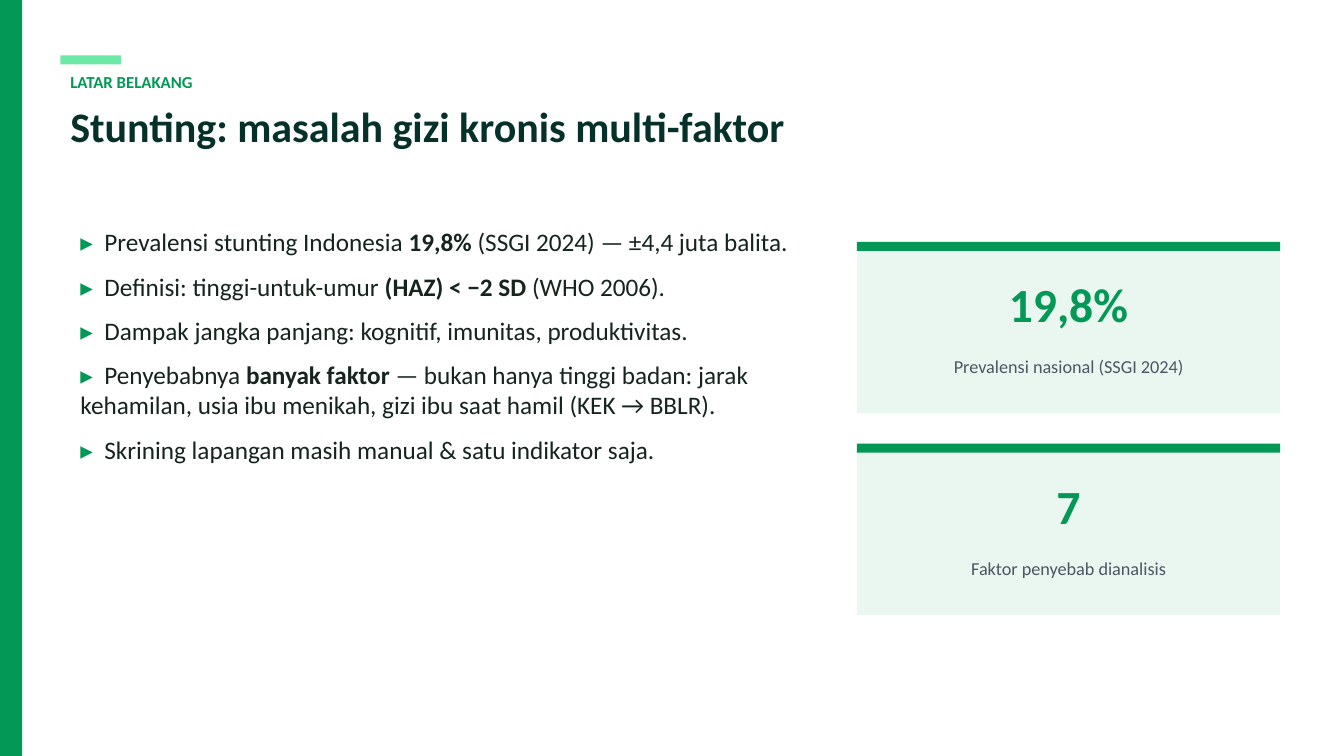
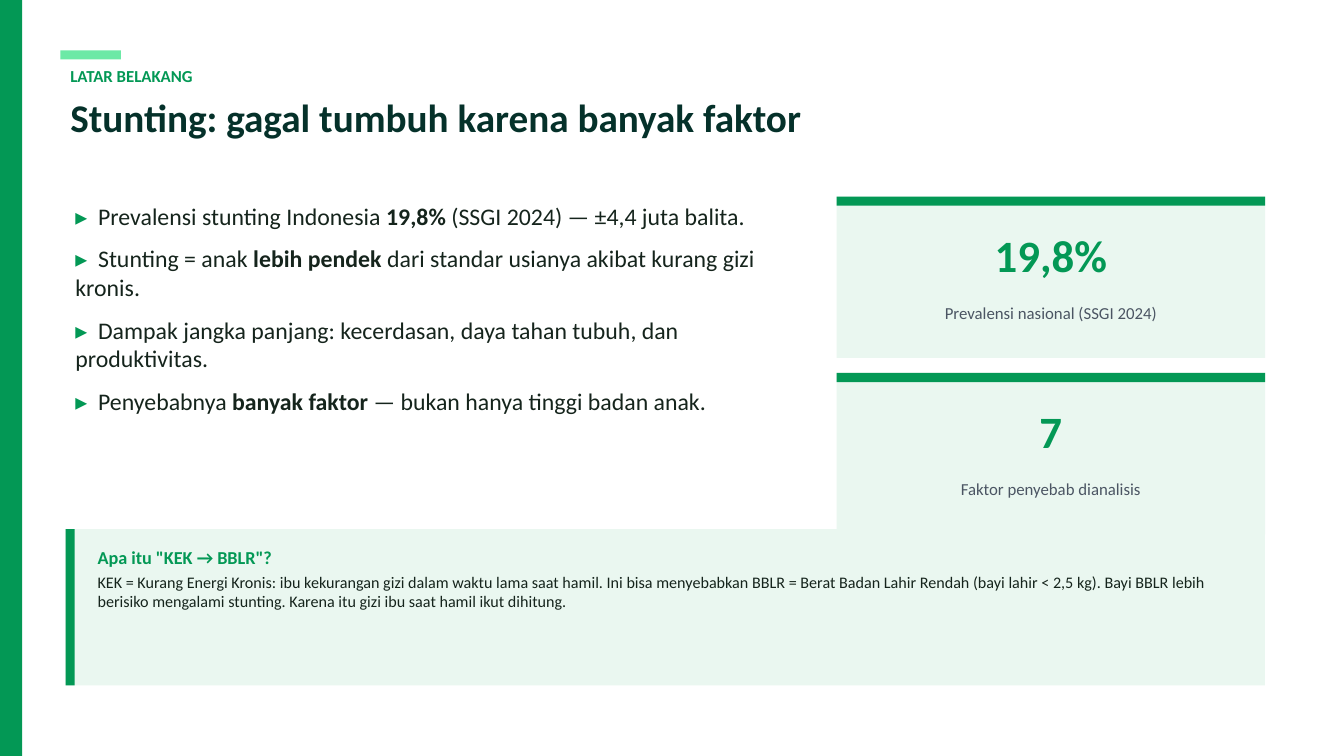
Before and after one commit to steffenkwik/machinelearning-ai, a slide deck: slide 2 of StuntCare_AI_Presentation.pptx. Drawn at 1344x756 pixels with LibreOffice and Linux fonts; fonts in the diff are those of the drawing. Boxes give left, top, right and bottom in pixels: in the first picture for what was removed or moved away, otherwise in the second. Text is boxed around its words. In the diff, an @@ line names an element or a change of style, - is before the commit and + after.

```diff
--- a/StuntCare_AI_Presentation.pptx
+++ b/StuntCare_AI_Presentation.pptx
@@ rectangle: place and size @@
-rectangle at (60,55,121,65)
+rectangle at (60,50,121,59)
@@ text "LATAR BELAKANG": place and size @@
-text "LATAR BELAKANG" at (70,77,193,88)
+text "LATAR BELAKANG" at (70,71,193,82)
@@ text at (70,104,801,139): text changed; size 30 to 28 pt @@
-Stunting: masalah gizi kronis multi-faktor
+Stunting: gagal tumbuh karena banyak faktor
@@ text "▸ Prevalensi stunting Indonesia 19,8% ...": place and size @@
-text "▸ Prevalensi stunting Indonesia 19,8% ..." at (80,232,787,464)
+text "▸ Prevalensi stunting Indonesia 19,8% ..." at (75,208,755,414)
@@ text at (98,208,745,229): size 18 to 17 pt in "▸ Prevalensi stunting Indonesia 19,8% (SSGI 2024) ..." @@
@@ rectangle: place and size @@
-rectangle at (857,242,1280,251)
+rectangle at (837,197,1265,206)
@@ rectangle: place and size @@
-rectangle at (857,242,1280,413)
+rectangle at (837,197,1265,358)
@@ text "19,8%": place and size @@
-text "19,8%" at (1009,289,1128,329)
+text "19,8%" at (995,241,1107,278)
@@ text "19,8%" at (995,241,1107,278): size 34 to 32 pt @@
@@ text at (75,250,755,414): text changed; size 18 to 17 pt @@
-▸ Definisi: tinggi-untuk-umur (HAZ) < −2 SD (WHO 2006).
-▸ Dampak jangka panjang: kognitif, imunitas, produktivitas.
-▸ Penyebabnya banyak faktor — bukan hanya tinggi badan: jarak kehamilan, usia ibu menikah, gizi ibu saat hamil (KEK → BBLR).
-▸ Skrining lapangan masih manual & satu indikator saja.
+▸ Stunting = anak lebih pendek dari standar usianya akibat kurang gizi kronis.
+▸ Dampak jangka panjang: kecerdasan, daya tahan tubuh, dan produktivitas.
+▸ Penyebabnya banyak faktor — bukan hanya tinggi badan anak.
@@ text "Prevalensi nasional (SSGI 2024)": place and size @@
-text "Prevalensi nasional (SSGI 2024)" at (954,360,1183,376)
+text "Prevalensi nasional (SSGI 2024)" at (945,307,1157,321)
@@ text "Prevalensi nasional (SSGI 2024)" at (945,307,1157,321): size 13 to 12 pt @@
@@ rectangle: place and size @@
-rectangle at (857,444,1280,453)
+rectangle at (837,373,1265,382)
@@ rectangle: place and size @@
-rectangle at (857,444,1280,615)
+rectangle at (837,373,1265,534)
@@ text "7" at (1039,419,1062,448): size 34 to 32 pt @@
@@ text "7": place and size @@
-text "7" at (1056,493,1080,524)
+text "7" at (1039,419,1062,448)
@@ text "Faktor penyebab dianalisis" at (961,483,1140,498): size 13 to 12 pt @@
@@ text "Faktor penyebab dianalisis": place and size @@
-text "Faktor penyebab dianalisis" at (971,562,1166,578)
+text "Faktor penyebab dianalisis" at (961,483,1140,498)
@@ rectangle added at (66,529,1265,686), fill #EAF7F0 @@
@@ rectangle added at (66,529,75,686), fill #039855 @@
@@ text added at (98,551,1204,610), 11.5 pt, text #15241C @@
+Apa itu "KEK → BBLR"?
+KEK = Kurang Energi Kronis: ibu kekurangan gizi dalam waktu lama saat hamil. Ini bisa menyebabkan BBLR = Berat Badan Lahir Rendah (bayi lahir < 2,5 kg). Bayi BBLR lebih berisiko mengalami stunting. Karena itu gizi ibu saat hamil ikut dihitung.
```
Also in this commit, not shown: 7 other slides changed, 6 slides added, 6 slides removed, 7 other files.
